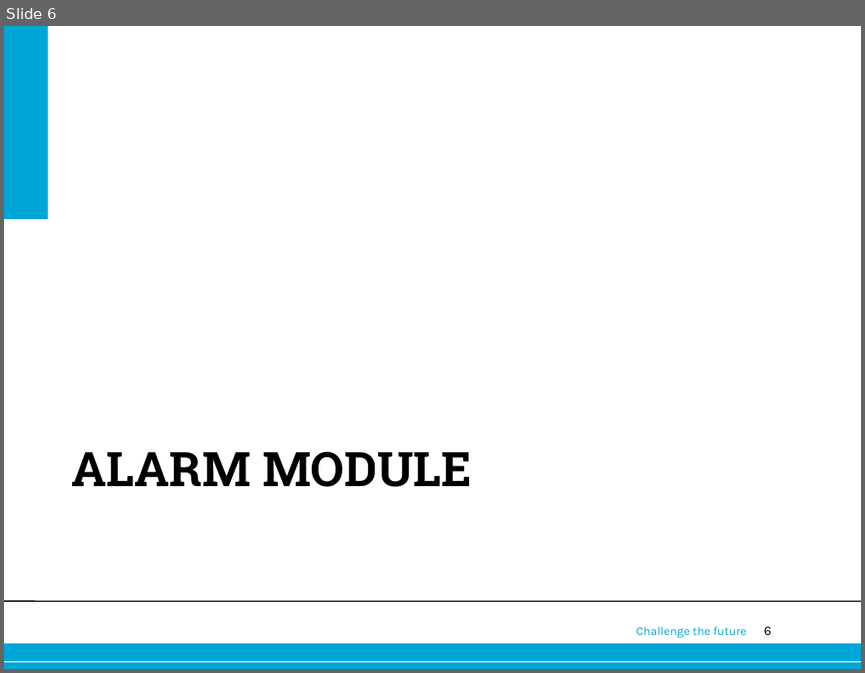
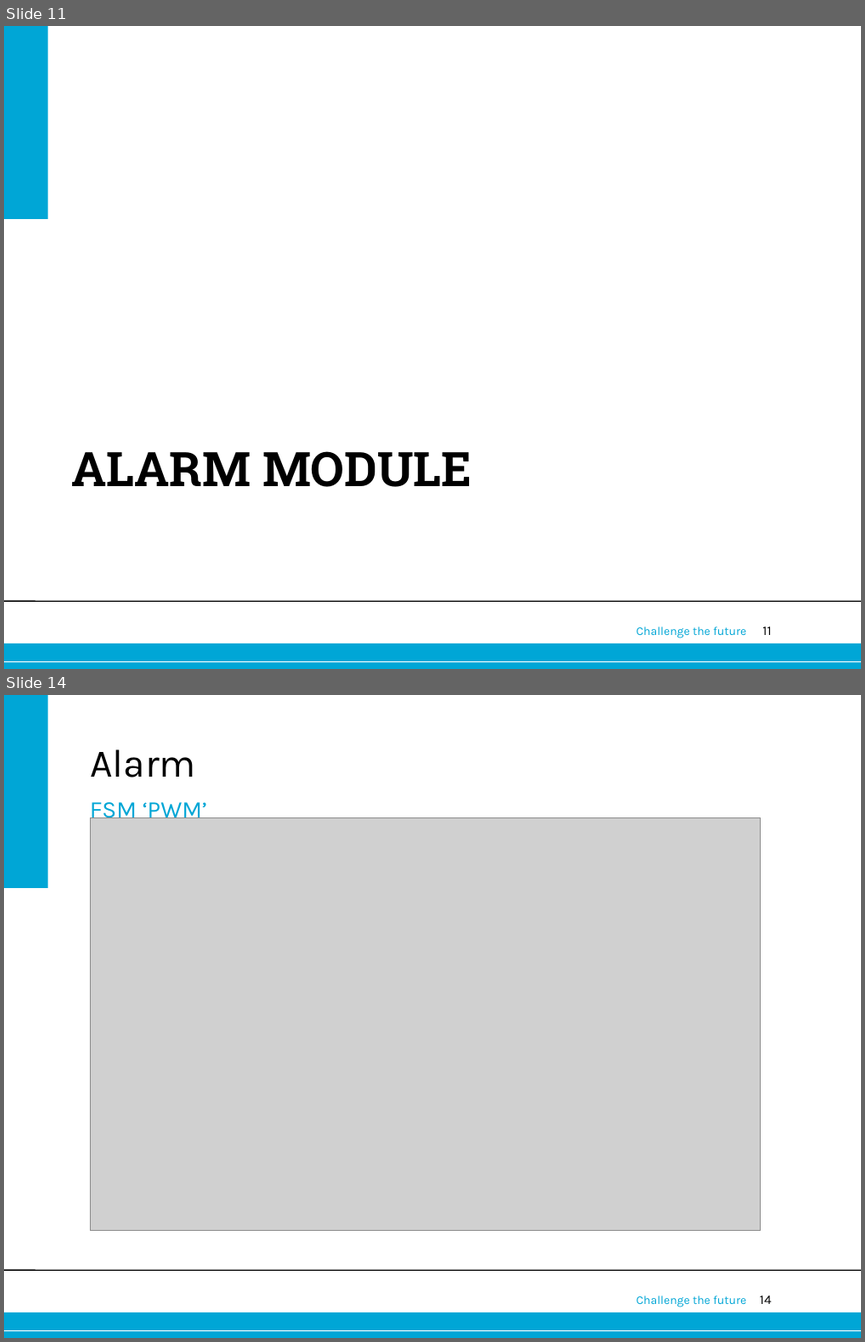
Before and after one commit to Alex-Oudsen/EPO-3, a slide deck: Presentatie/Presentatie groep A1.pptx. Shown one above the other, each under a label of ours: slide 6 before the commit, slides 11 and 14 after it; the slides between them are not shown. The pictures are 865x673 and 865x1342 pixels, drawn with LibreOffice and Linux fonts; fonts in the diff are those of the drawing; grey boxes stand for pictures; background and template pictures are left out. Boxes give left, top, right and bottom in pixels: in the first picture for what was removed or moved away, otherwise in the second. Text is boxed around its words. In the diff, an @@ line names an element or a change of style, - is before the commit and + after.

```diff
--- a/Presentatie/Presentatie groep A1.pptx
+++ b/Presentatie/Presentatie groep A1.pptx
@@ slide 14 added at [4, 695, 861, 1338], background #FFFFFF; not listed: 6 template elements that a slide beside it also shows @@
@@ title added at [90, 749, 196, 777], 33 pt, text #000000 @@
+Alarm
@@ text added at [90, 802, 207, 823], 20 pt, text #00A6D6 @@
+FSM ‘PWM’
@@ picture added at [90, 817, 760, 1231] @@
@@ what was slide 6 is now slide 11 @@
@@ page number at [762, 626, 771, 635]: text changed @@
-6
+11
```
Also in this commit, not shown: 14 other slides added, 4 slides removed.
